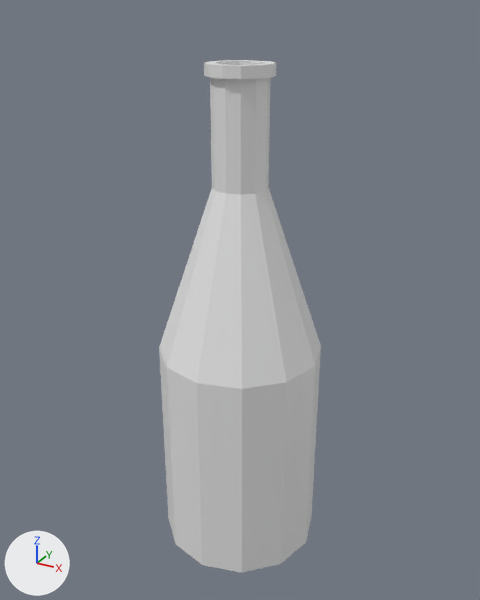
A saved change to the Blender file gamejam-2026/assets/models/architecture/bottle.blend.
Camera for both pictures: a camera (50 mm lens) standing at (1.56, -2.84, 2.89) and looking at (-0.01, 0.02, 1.46). The axes (+X, +Y, +Z) are drawn at lower left. The lights are the same throughout. The older version comes first.
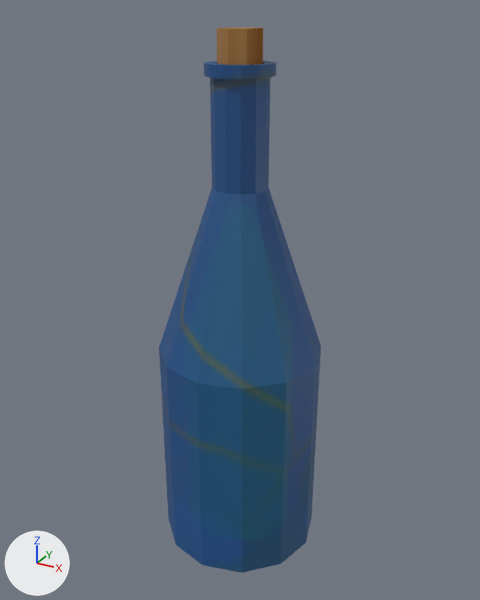
Location of each change, (x1, y1, x2, y2) in pixels of the pictures (480 x 600 px):
'korek', added (brown): after (217, 27, 263, 65)
part 1 of me_circle, recoloured: (159, 61, 321, 573) in both

Edits to the bpy script that builds the scene:
```text
Add img_window_01_basecolor_1k_png:
    img_window_01_basecolor_1k_png = load_image('window_01_baseColor_1k.png', '../../util_textures/window_01_1k/window_01_baseColor_1k.png', 1024, 1024, 'sRGB')
Add mat_material_001:
    mat_material_001 = principled_material('Material.001')
    mat_material_001.texture = img_window_01_basecolor_1k_png
    mat_material_001.alpha = 0.85
Add mat_material_003:
    mat_material_003 = principled_material('Material.003')
    mat_material_003.texture = img_window_01_basecolor_1k_png
    mat_material_003.roughness = 1.0
Change me_circle:
    used by ob_circle; location = (0.0, 0.0, 0.0); scale = (0.443, 0.443, 0.443)
    remove me_circle.from_pydata(...)  # 96 vertices, 86 faces; spans x -1.0..1.0, y -1.0..1.0, z 0.0..5.99
    add me_circle.from_pydata(...)  # 132 vertices, 122 faces; spans x -1.0..1.0, y -1.0..1.0, z 0.0..5.99
    me_circle part 1: 85 faces spanning x -1.0..1.0, y -1.0..1.0, z 0.0..5.99 switch from no material to mat_material_001 (picture img_window_01_basecolor_1k_png)
    edits to the shape of me_circle do not show in these pictures
Add me_circle_001:
    me_circle_001.from_pydata(...)  # an 8-sided cylinder along z spanning x -1.0..1.0, y -1.0..1.0, z 0.0..2.09
    me_circle_001.materials.append(mat_material_003)  # picture img_window_01_basecolor_1k_png
Add ob_korek:
    ob_korek = bpy.data.objects.new('korek', me_circle_001)
    ob_korek.location = (0.0, 0.0, 2.575)
    ob_korek.scale = (0.11, 0.11, 0.11)
```
